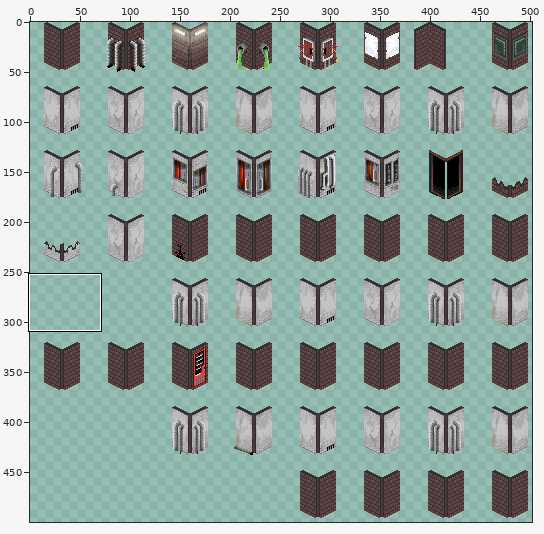
File history of a sprite sheet, src/resources/tilesetWalls32.gif. Above, an overview of the earlier version with the close-up marked.
Close-up. Old version:
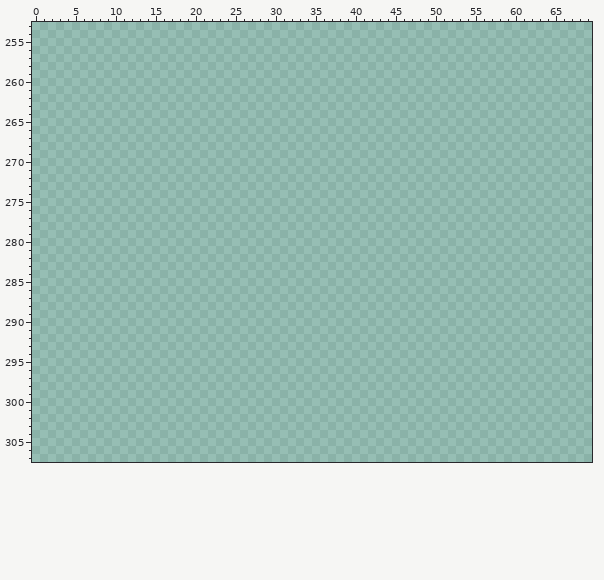
The file is 512x512 pixels. Colours within 5 levels of each other are drawn and written as one. Shown: x 0..69, y 253..307. The wide view leaves out empty margins. The commit also changed other parts of the picture, which this record leaves out.
After the commit:
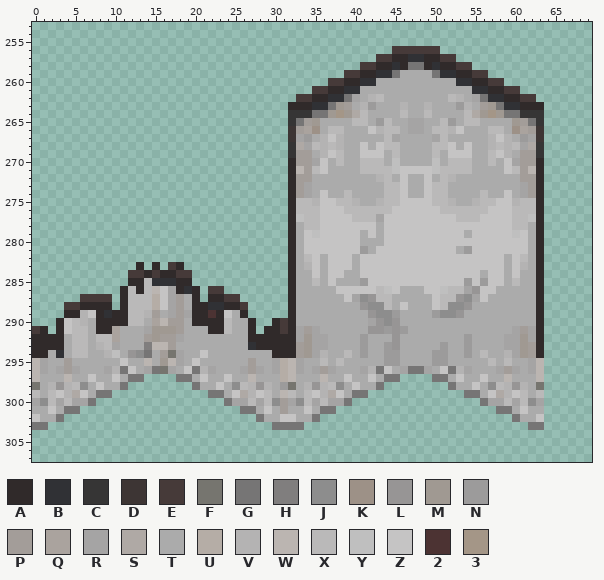
Palette (. is transparent): A #302a2a  B #303135  C #363535  D #3d3534  E #463a39  F #76756f  G #767575  H #807e7e  J #8d8d8d  K #9d9187  L #979595  M #a09992  N #9c9b9b  P #a39d99  Q #aaa39e  R #a5a4a4  S #afa9a5  T #ababab  U #b5ada6  V #b4b3b3  W #bbb5b1  X #bab9b9  Y #bfbfbf  Z #c5c4c4  2 #4c3333  3 #a49687
Changes in this commit:
@@ x 0..69 @@
 255 ......................................................................
-256 ......................................................................
-257 ......................................................................
-258 ......................................................................
-259 ......................................................................
-260 ......................................................................
-261 ......................................................................
-262 ......................................................................
-263 ......................................................................
-264 ......................................................................
-265 ......................................................................
-266 ......................................................................
-267 ......................................................................
-268 ......................................................................
-269 ......................................................................
-270 ......................................................................
-271 ......................................................................
-272 ......................................................................
-273 ......................................................................
-274 ......................................................................
-275 ......................................................................
-276 ......................................................................
-277 ......................................................................
-278 ......................................................................
-279 ......................................................................
-280 ......................................................................
-281 ......................................................................
-282 ......................................................................
-283 ......................................................................
-284 ......................................................................
-285 ......................................................................
-286 ......................................................................
-287 ......................................................................
-288 ......................................................................
-289 ......................................................................
-290 ......................................................................
-291 ......................................................................
-292 ......................................................................
-293 ......................................................................
-294 ......................................................................
-295 ......................................................................
-296 ......................................................................
-297 ......................................................................
-298 ......................................................................
-299 ......................................................................
-300 ......................................................................
-301 ......................................................................
-302 ......................................................................
-303 ......................................................................
+256 .............................................EEEEEE...................
+257 ...........................................EEAABBAAEE.................
+258 .........................................EEAABAGGABAAEE...............
+259 .......................................EEAABBGTTTTGBBAAEE.............
+260 .....................................EEAABBTTTTTTTTTTBBAAEE...........
+261 ...................................EEAABBTTTTTTTTTTTTTTBBAAEE.........
+262 .................................EEAABBGRTVXTTTTTTTTXVTRGBBAAEE.......
+263 ................................AAABBGMPTVNTTTVTTVTTTNVTPMGBBAAA......
+264 ................................CCCGGM3MSXTTTTXTTXTTTTXSM3MGGCCC......
+265 ................................CGPMTTTTXXTNXTTRRTTXNTXXTTTTMPGC......
+266 ................................DPQKTXXTTTZVXXTRRTXXVZTTTXXTKQPD......
+267 ................................DRNTVZVTTTTTXRTTTTRXTTTTTVZVTNRD......
+268 ................................CSRXVXVTTZTZXXTTTTXXZTZTTVXVXRSC......
+269 ................................CPPTVZXTTZZZTXTTTTXTZZZTTXZVTPPC......
+270 ................................APPRZTXTTXXXTYTTTTYTXXXTTXTZRPPA......
+271 ................................AWPXZTTTTXXXXYZZZZYXXXXTTTTZXPWA......
+272 ................................APPTTTTTTTTVXTZTTZTXVTTTTTTTTPPA......
+273 ................................APRTTTTTTTTTXXZTTZXXTTTTTTTTTRPA......
+274 ................................APRTZTTXTTTTXXZTTZXXTTTTXTTZTRPA......
+275 ................................AXXVZZXXVTTVXXZZZZXXVTTVXXZZVXXA......
+276 ................................AXXXZZZXXXXXXZZZZZZXXXXXXZZZXXXA......
+277 ................................AYXXZZZZXXXRZZZZZZZZZXXXZZZZXXYA......
+278 ................................ATXXZZZZZZZTZZZZZZZZZZZZZZZZXXTA......
+279 ................................ATZYZZZZZTZTZZZZZZZZZZTZZZZZYZTA......
+280 ................................ATZZZZZZZTTTZZZZZZZZZZZZZZZZZZTA......
+281 ................................ATZZZZZZZNTZZZZZZZZZZTNZZZZZZZTA......
+282 ................................ATXZTZZZTZZZZZZZZZZZZZZZZZZTZXTA......
+283 .............A.A.EA.............ATVZTZZZTZZZZZZZZZZZZZZZZZZTZVTA......
+284 ............EEAEAAEE............ATTZTZZTTZZZZZZZZZZZZZZZTZZTZTTA......
+285 ............AAXBBBAA............ATTXTZTTTNZZZZZZZZZZZZNZNZZTXTTA......
+286 ...........AXAXWZRABA.EE........ATTTTTZZZZZXYZTTTZZYXXRLZZTTTTTA......
+287 ......EEEE.AXXXUZRPTA.AAEE......ATTTTTTZRJLXXTTTTTZXXLJRZTTTTTTA......
+288 ....EEAAAA.AXXXUZRPTAABBAAE.....ATTTTTTTTLJJXTZTTTZXJJLTTTTTTTTA......
+289 ....AAVZABAAXXVPTRPRAA2AZTA.....ATTTTTTTTTLJJNTTTTNJJLTTTTTTTTTA......
+290 ...AZXVTAAAAXXTQWPPTAAAAXTTA..AEATTTTTTTTTRLJLTTTTTTTTTTTTTTTTTA......
+291 EA.AZXXTAAQTTTRMMMPTTTAAXTTA.AAEARPRTTTTTTLLNLNTTTTTTTTTTTTTRPRA......
+292 AAAATXXTXXQTTTPMPPRTTTTTTTTAAAAAARMRRTTTTNTTTLTTTTTTTTNTTTTRRMRA......
+293 AAAATXXTVXRTTTHWWPTTTTTTTTTBAAAAAPMRRTTTTNTTNLTTTTTNTTNTTTTRRMPA......
+294 AATBTXXTTVYTLJGTPFRTTZTTTTTTTTAAAPMRVTTXTNTTNNTTTTNNTTNTXTTVRMPA......
+295 WRTTPTTTTTTZTTWTMWRTZTTTTTTPTTRUWRTTXTXTTTTTNNTTTTNNTTTTTXTXTTRW......
+296 WRTRPRTTTRVGZTRGFRTZGVRTTTRPRTRUWRTRPRTTTRVGZTRGGRTZGVRTTTRPRTRW......
+297 WTTTWTTZTTZTGG....GGTZTTZTTWTTTUWTTTWTTZTTZTGG....GGTZTTZTTWTTTW......
+298 FTVLVXJTZTTG........GTTZTJXVLVTNFTVLVXJTZTTG........GTTZTJXVLVTF......
+299 XTXZVSZTGG............GGTZSVZXTWXTXZVSZTGG............GGTZSVZXTX......
+300 RJXRXRRG................GRRXRXJPRJXRXRRG................GRRXRXJR......
+301 TTZTGG....................GGTZTPTTZTGG....................GGTZTT......
+302 ZTTG........................GTTZZTTG........................GTTZ......
+303 GG............................GGGG............................GG......
 304 ......................................................................
